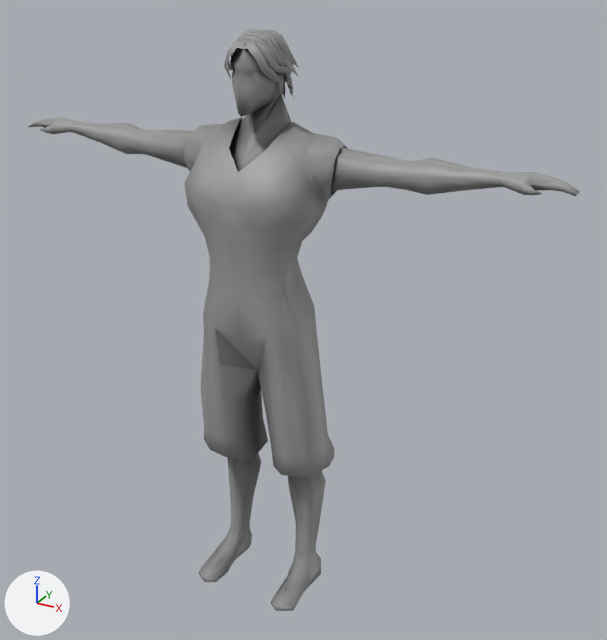
An edit to the Blender file DemonBlast/Assets/Models/Hiro_Model/Hiro_Model.blend, drawn before and after from the same camera.
Before and after are seen from a 50 mm camera at (1.44, -2.31, 2.28) aimed at (0.12, 0.09, 1.08). Lighting does not change. The marker at lower left points along +X, +Y and +Z.

Objects in the first picture: 'body'.
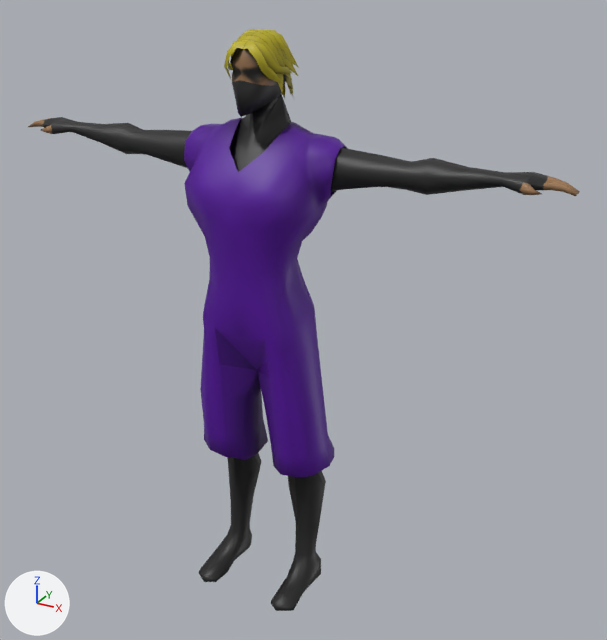
Location of each change, (x1, y1, x2, y2) in pixels of the pictures (607 x 640 px):
'body', recoloured: (28, 29, 580, 611) in both

What changed in the scene script:
```text
Add img_hiro_model_uvlayout_png:
    img_hiro_model_uvlayout_png = load_image('Hiro_Model_UVLayout.png', 'Hiro_Model_UVLayout.png', 1920, 1920, 'sRGB')
Add mat_hiro_model_uvlayout_png:
    mat_hiro_model_uvlayout_png = principled_material('Hiro_Model_UVLayout.png')
    mat_hiro_model_uvlayout_png.texture = img_hiro_model_uvlayout_png
Change me_plane:
    where me_plane.from_pydata(...)  # 1324 vertices, 2123 faces, 1 loose edge; spans x -5.2..5.2, y -7.74..2.82, z -1.02..0.9
    remove me_plane.materials.append(mat_ao)  # picture img_ao
    add me_plane.materials.append(mat_hiro_model_uvlayout_png)  # picture img_hiro_model_uvlayout_png
```
